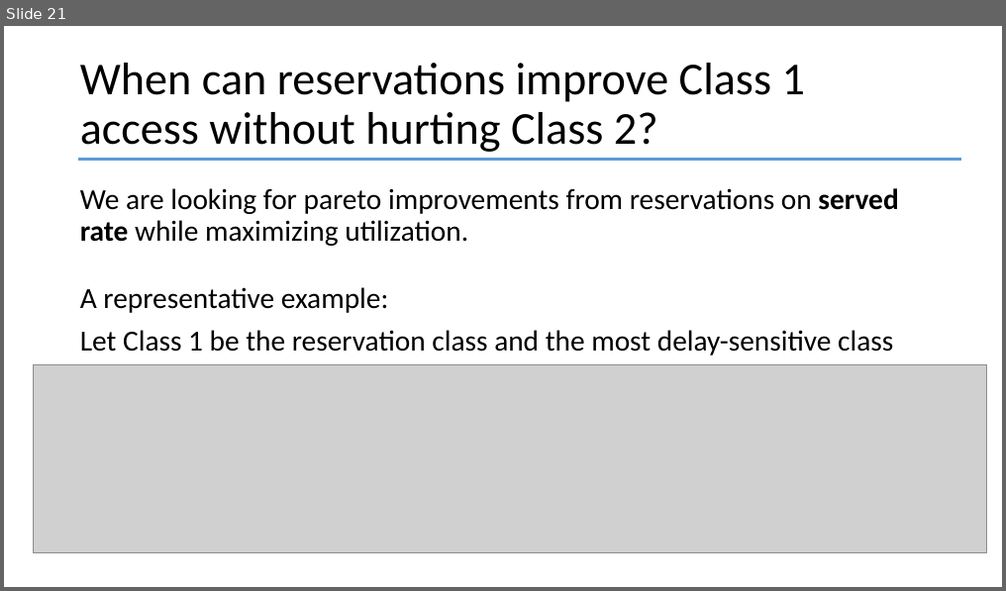
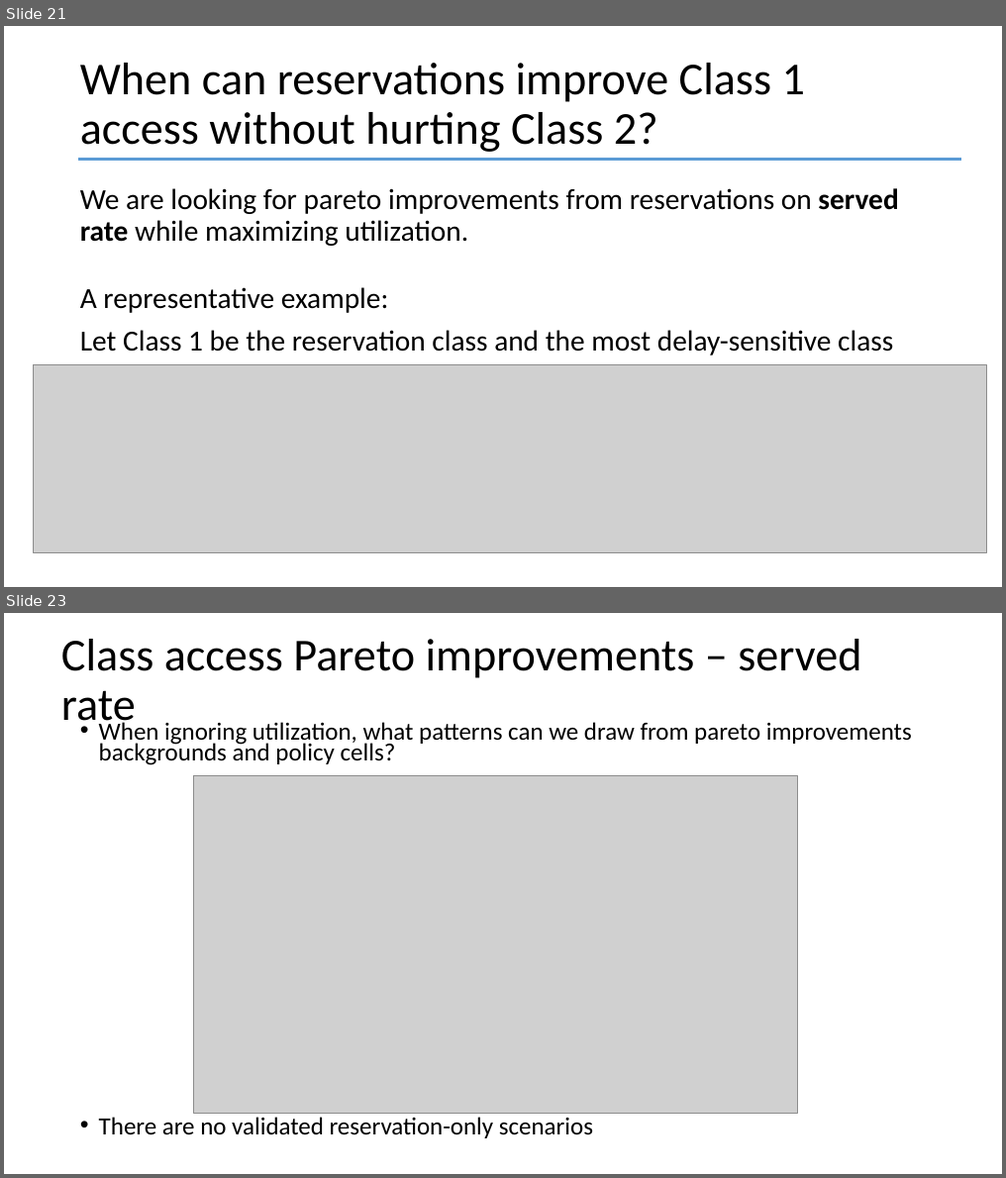
Before and after one commit to YcartXin/CUIMC-Appointment-Simulation, a slide deck: presentation/FCFS Presentation.pptx. Shown one above the other, each under a label of ours: slide 21 before the commit, slides 21 and 23 after it; the slides between them are not shown. The pictures are 1006x591 and 1006x1178 pixels, drawn with LibreOffice and Linux fonts; fonts in the diff are those of the drawing; grey boxes stand for pictures. Boxes give left, top, right and bottom in pixels: in the first picture for what was removed or moved away, otherwise in the second. Text is boxed around its words. In the diff, an @@ line names an element or a change of style, - is before the commit and + after.

```diff
--- a/presentation/FCFS Presentation.pptx
+++ b/presentation/FCFS Presentation.pptx
@@ slide 23 added at <box>4,613,1002,1174</box>, background #FFFFFF @@
@@ title added at <box>61,639,861,731</box>, 44 pt, text #000000 @@
+Class access Pareto improvements – served rate
@@ text added at <box>99,720,912,1139</box>, 23.8 pt, text #000000 @@
+• When ignoring utilization, what patterns can we draw from pareto improvements backgrounds and policy cells?
+• There are no validated reservation-only scenarios
@@ picture added at <box>193,775,798,1113</box> @@
```
Also in this commit, not shown: 6 slides changed, 4 other slides added, 17 other files.
